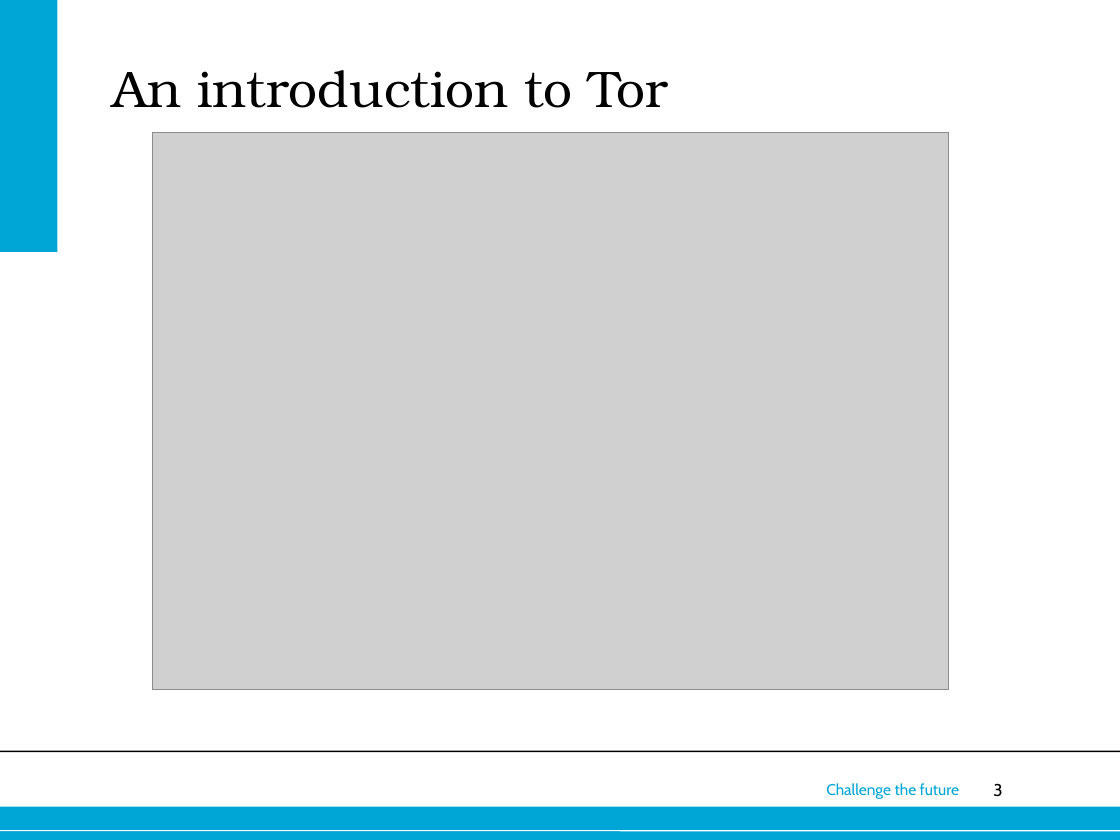
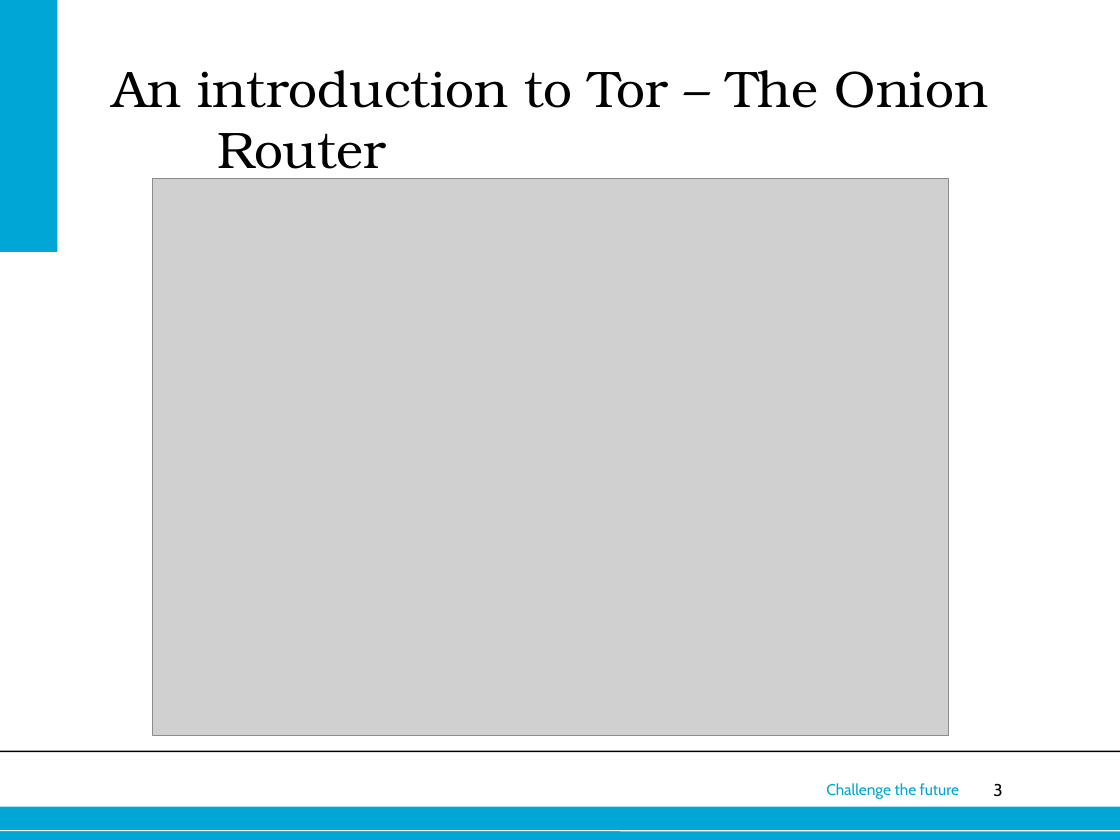
Before and after one commit to rjagerman/ANON, a slide deck: slide 3 of presentatie/anon_presentatie.ppt. Drawn at 1120x840 pixels with LibreOffice and Linux fonts; fonts in the diff are those of the drawing; grey boxes stand for pictures; background and template pictures are left out. Boxes give left, top, right and bottom in pixels: in the first picture for what was removed or moved away, otherwise in the second. Text is boxed around its words. In the diff, an @@ line names an element or a change of style, - is before the commit and + after.

Commit message:
presentation update, image and one sentence added
In the overview + slide:  introduction to Tor - the Onion Router

```diff
--- a/presentatie/anon_presentatie.ppt
+++ b/presentatie/anon_presentatie.ppt
@@ title at (112,70,988,181): text changed @@
-An introduction to Tor
+An introduction to Tor – The Onion Router
@@ picture: place and size @@
-picture at (152,132,949,690)
+picture at (152,178,949,736)
```
Also in this commit, not shown: 2 other slides changed.
